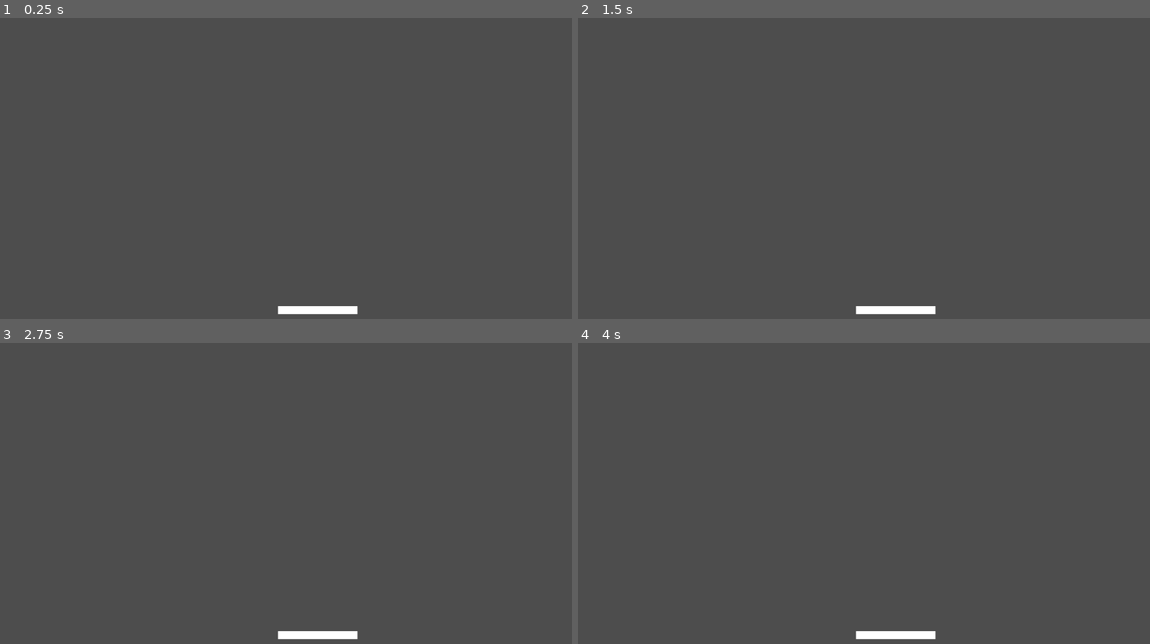
Above: before the commit, frames 1-4 (two rows, left to right).
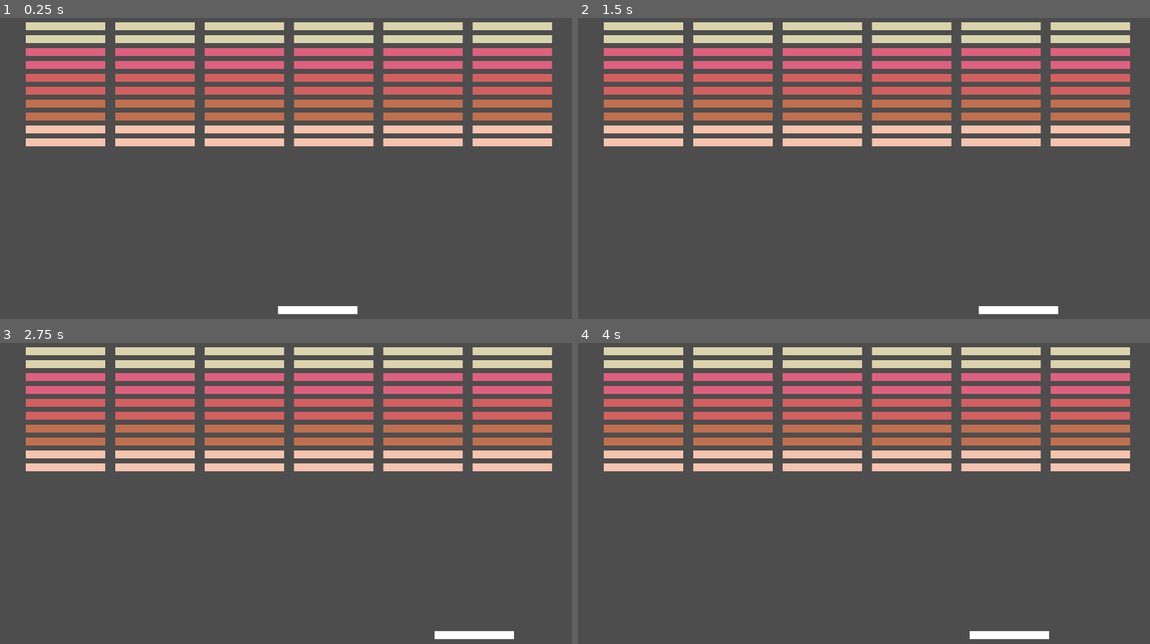
Above: after the commit, the same moments.

Repository: friesc/Breakout
Game: Godot game, scene res://main_scene.tscn
Two runs of this game, one before a commit and one after it. Both use one fixed random seed, a clock stepped at 60 frames per second and the inputs below.
Inputs:
- Up to frame 1 (0.25 s): no input
- Up to frame 2 (1.5 s): tap Enter at 0.5 s; hold Right (ui_right) 0.53-1.28 s; tap Space at 1.25 s; hold Left (ui_left) from 1.28 s (still down)
- Up to frame 3 (2.75 s): tap Enter at 2 s; release Left (ui_left) at 2.03 s; hold Right (ui_right) from 2.03 s (still down)
- Up to frame 4 (4 s): tap Space at 2.75 s; tap Enter at 3.5 s; release Right (ui_right) at 3.53 s; hold Left (ui_left) from 3.53 s (still down)

The runs differ from the first frame. In frame 1, 22% of the frame differs, in the area x 4-97%, y 1-43%; in frame 2, 23%, in the area x 4-97%, y 1-99%; in frame 3, 23%; in frame 4, 23%.

Commit message:
Added blocks into the main scene

Diff:
--- a/player.gd
+++ b/Paddle/paddle.gd
@@ -5,9 +5,9 @@
 const SPEED: float = 450.0
 
 func _physics_process(_delta):
-	var direction: float = Input.get_axis("ui_left", "ui_right")
+	var direction = Input.get_axis("PaddleLeft", "PaddleRight")
 
-	velocity.x = move_toward(velocity.x, 0, direction * SPEED)
+	velocity.x = direction * SPEED
 
 	move_and_slide()
 
--- a/player.tscn
+++ b/Paddle/paddle.tscn
@@ -1,11 +1,11 @@
 [gd_scene load_steps=3 format=3 uid="uid://ctp8p0kbiq8g2"]
 
-[ext_resource type="Script" path="res://player.gd" id="1_ksqto"]
+[ext_resource type="Script" path="res://Paddle/paddle.gd" id="1_ksqto"]
 
 [sub_resource type="RectangleShape2D" id="RectangleShape2D_2pagj"]
 size = Vector2(160, 16)
 
-[node name="Player" type="CharacterBody2D"]
+[node name="Paddle" type="CharacterBody2D"]
 script = ExtResource("1_ksqto")
 
 [node name="CollisionShape" type="CollisionShape2D" parent="."]
--- /dev/null
+++ b/block.gd
@@ -0,0 +1,17 @@
+extends Area2D
+class_name Block
+
+static func get_block_size()-> Vector2i:
+	return Vector2i(160, 16)
+
+func set_block_color(color:Color) -> void:
+	$Quad.color = color
+
+# Called when the node enters the scene tree for the first time.
+func _ready():
+	pass # Replace with function body.
+
+
+# Called every frame. 'delta' is the elapsed time since the previous frame.
+func _process(_delta):
+	pass
--- /dev/null
+++ b/block.tscn
@@ -0,0 +1,19 @@
+[gd_scene load_steps=3 format=3 uid="uid://b6648o77bnckr"]
+
+[ext_resource type="Script" path="res://block.gd" id="1_2cum0"]
+
+[sub_resource type="RectangleShape2D" id="RectangleShape2D_w5m83"]
+size = Vector2(160, 16)
+
+[node name="Area2D" type="Area2D"]
+script = ExtResource("1_2cum0")
+
+[node name="CollisionShape" type="CollisionShape2D" parent="."]
+visible = false
+z_index = 1
+shape = SubResource("RectangleShape2D_w5m83")
+
+[node name="Quad" type="Polygon2D" parent="."]
+position = Vector2(-66, -4)
+color = Color(1, 0.372549, 0.341176, 1)
+polygon = PackedVector2Array(146, -4, 146, 12, -14, 12, -14, -4)
--- /dev/null
+++ b/main_scene.gd
@@ -0,0 +1,34 @@
+extends Node2D
+
+var block_scene := preload("res://block.tscn")
+
+@export_group("Game Properties")
+@export var colors: PackedColorArray
+
+const HOR_PADDING := 20
+const VERT_PADDING := 10
+
+func spawn_blocks()-> void:
+	var block_size := Block.get_block_size();
+
+	var viewport_size_width: int = floor(get_viewport_rect().size.x)
+
+	var num_columns := (viewport_size_width-(HOR_PADDING*2)) / (block_size.x+HOR_PADDING)
+	var col_leftover_padding = (viewport_size_width-(HOR_PADDING*2)) % (block_size.x+HOR_PADDING)
+	var num_rows := colors.size() * 2
+
+	for c in range(num_columns):
+		for r in range(num_rows):
+			var block := block_scene.instantiate() as Block;
+			block.set_block_color(colors[r/2])
+			block.global_position.x = HOR_PADDING + col_leftover_padding + block_size.x*0.5 + (c * (block_size.x+HOR_PADDING))
+			block.global_position.y = HOR_PADDING + block_size.y*0.5 + (r * (block_size.y+VERT_PADDING))
+			add_child(block)
+
+# Called when the node enters the scene tree for the first time.
+func _ready():
+	spawn_blocks()
+
+# Called every frame. 'delta' is the elapsed time since the previous frame.
+func _process(_delta):
+	pass
--- a/main_scene.tscn
+++ b/main_scene.tscn
@@ -1,8 +1,11 @@
-[gd_scene load_steps=2 format=3 uid="uid://hgvahahrmuw7"]
+[gd_scene load_steps=3 format=3 uid="uid://hgvahahrmuw7"]
 
-[ext_resource type="PackedScene" uid="uid://ctp8p0kbiq8g2" path="res://player.tscn" id="1_k8cu3"]
+[ext_resource type="PackedScene" uid="uid://ctp8p0kbiq8g2" path="res://Paddle/paddle.tscn" id="1_k8cu3"]
+[ext_resource type="Script" path="res://main_scene.gd" id="1_qgq4b"]
 
 [node name="MainScene" type="Node2D"]
+script = ExtResource("1_qgq4b")
+colors = PackedColorArray(0.858824, 0.827451, 0.678431, 1, 0.878431, 0.376471, 0.494118, 1, 0.827451, 0.376471, 0.376471, 1, 0.760784, 0.443137, 0.309804, 1, 0.964706, 0.772549, 0.686275, 1)
 
-[node name="Player" parent="." instance=ExtResource("1_k8cu3")]
+[node name="Paddle" parent="." instance=ExtResource("1_k8cu3")]
 position = Vector2(640, 600)
--- a/project.godot
+++ b/project.godot
@@ -15,6 +15,25 @@
 config/features=PackedStringArray("4.2", "Mobile")
 config/icon="res://icon.svg"
 
+[debug]
+
+gdscript/warnings/integer_division=0
+
+[input]
+
+PaddleLeft={
+"deadzone": 0.2,
+"events": [Object(InputEventKey,"resource_local_to_scene":false,"resource_name":"","device":0,"window_id":0,"alt_pressed":false,"shift_pressed":false,"ctrl_pressed":false,"meta_pressed":false,"pressed":false,"keycode":0,"physical_keycode":4194319,"key_label":0,"unicode":0,"echo":false,"script":null)
+, Object(InputEventJoypadMotion,"resource_local_to_scene":false,"resource_name":"","device":-1,"axis":0,"axis_value":-1.0,"script":null)
+]
+}
+PaddleRight={
+"deadzone": 0.2,
+"events": [Object(InputEventKey,"resource_local_to_scene":false,"resource_name":"","device":0,"window_id":0,"alt_pressed":false,"shift_pressed":false,"ctrl_pressed":false,"meta_pressed":false,"pressed":false,"keycode":0,"physical_keycode":4194321,"key_label":0,"unicode":0,"echo":false,"script":null)
+, Object(InputEventJoypadMotion,"resource_local_to_scene":false,"resource_name":"","device":-1,"axis":0,"axis_value":1.0,"script":null)
+]
+}
+
 [rendering]
 
 renderer/rendering_method="mobile"
